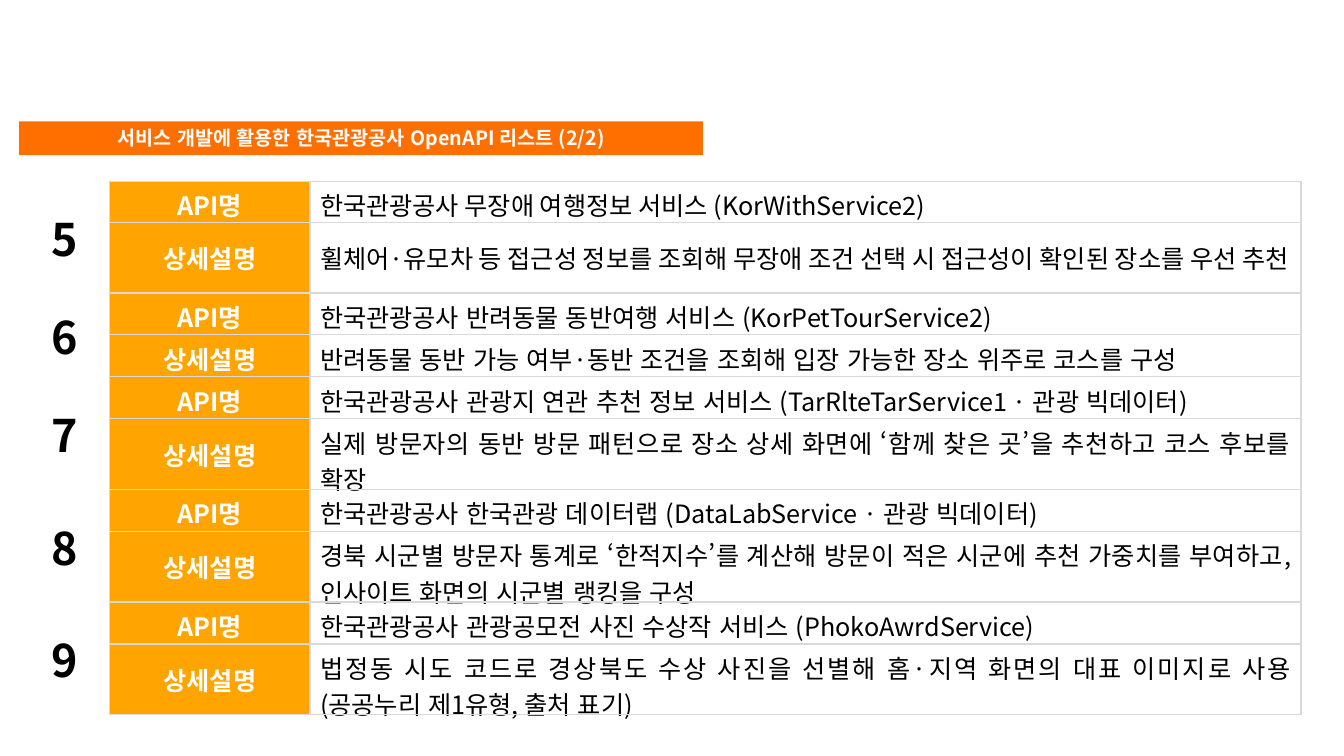
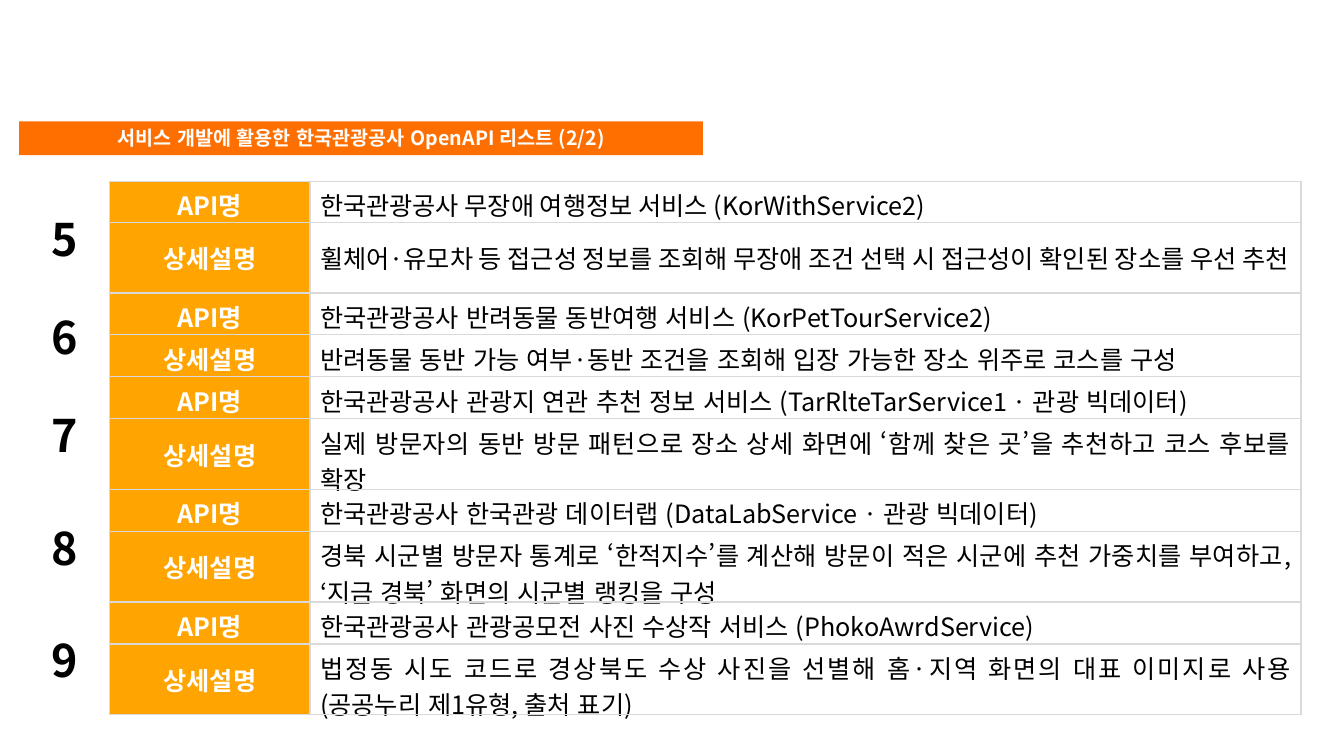
Before and after one commit to simsohyeon/StayMaru, a slide deck: slide 12 of doc/공모전/쉼마루_서비스소개서_v5.pptx. Drawn at 1344x756 pixels with LibreOffice and Linux fonts; fonts in the diff are those of the drawing; background and template pictures are left out. Boxes give left, top, right and bottom in pixels: in the first picture for what was removed or moved away, otherwise in the second. Text is boxed around its words. In the diff, an @@ line names an element or a change of style, - is before the commit and + after.

```diff
--- a/doc/공모전/쉼마루_서비스소개서_v5.pptx
+++ b/doc/공모전/쉼마루_서비스소개서_v5.pptx
@@ table at [19,181,1302,744] @@
-row 8, column 3: 경북 시군별 방문자 통계로 ‘한적지수’를 계산해 방문이 적은 시군에 추천 가중치를 부여하고, 인사이트 화면의 시군별 랭킹을 구성
+row 8, column 3: 경북 시군별 방문자 통계로 ‘한적지수’를 계산해 방문이 적은 시군에 추천 가중치를 부여하고, ‘지금 경북’ 화면의 시군별 랭킹을 구성
```
Also in this commit, not shown: 2 other slides changed, 3 other files.
